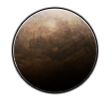
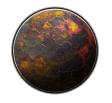
Revision of a layered w=112, h=103 image; what changed, layer by layer:
added layer "Layer 13" (overlay) in group "Plant" over (13, 8, 97, 93)
hid "Layer 12" over (13, 8, 97, 93)
